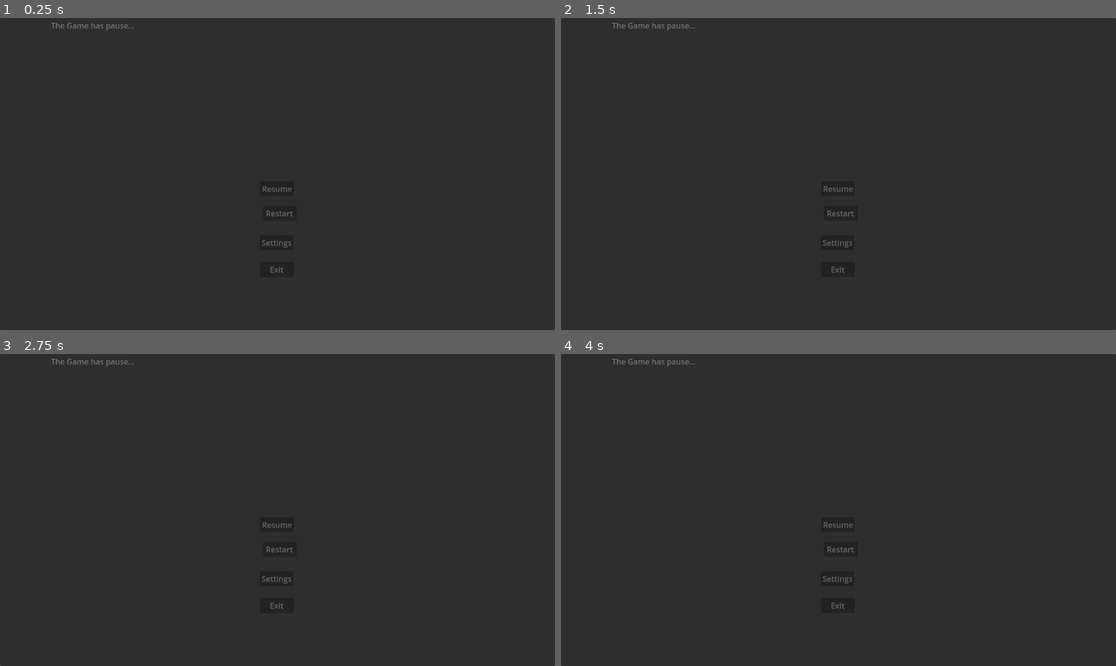
Above: before the commit, frames 1-4 (two rows, left to right).
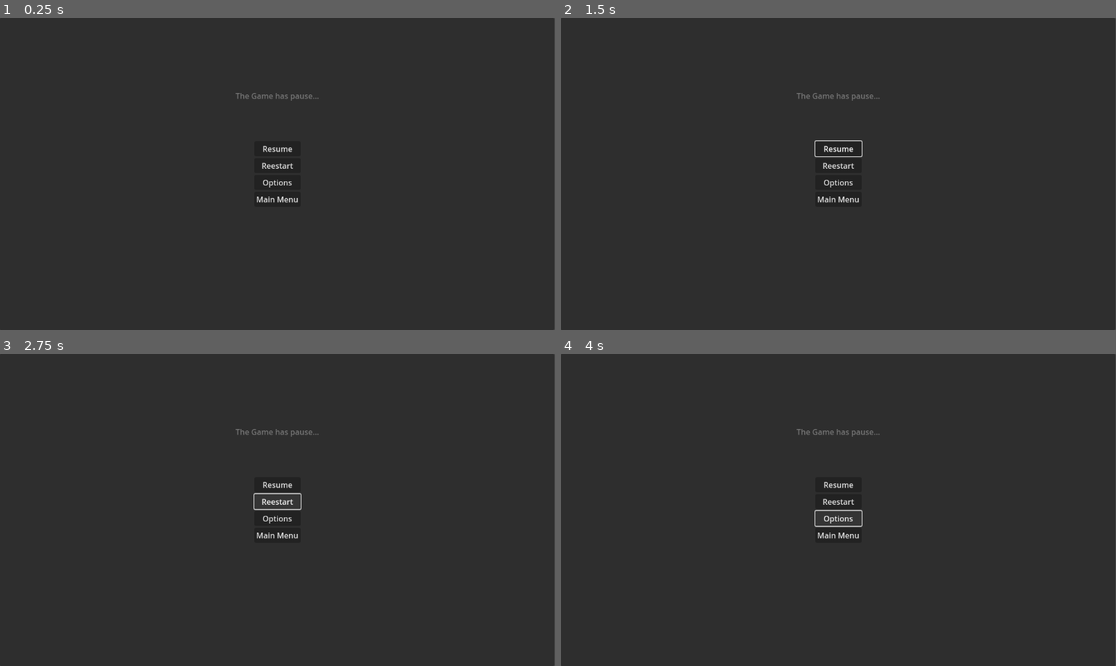
Above: after the commit, the same moments.

Repository: Jae7777/Wind-Tempo
Game: Godot game, scene res://control.tscn
Two runs of this game, one before a commit and one after it. Both use one fixed random seed, a clock stepped at 60 frames per second and the inputs below. The project has no main scene, so this scene is started directly.
Inputs (mouse positions are in pixels of both pictures, inside the frame that each line leads up to):
- Up to frame 1 (0.25 s): no input
- Up to frame 2 (1.5 s): click "Resume" at 0.5 s; click (838, 242) at 1.25 s, where only the run before the commit has a clickable "Settings"
- Up to frame 3 (2.75 s): click (277, 500) at 2 s, where only the run after the commit has a clickable "Reestart"
- Up to frame 4 (4 s): click (838, 550) at 2.75 s, where only the run before the commit has a clickable "Restart"; click (838, 519) at 3.5 s, where only the run after the commit has a clickable "Options"

The runs differ from the first frame. In frame 1, 0.6% of the frame differs, in the area x 9-58%, y 1-82%; in frame 2, 0.6%; in frame 3, 0.7%; in frame 4, 0.7%.

Commit message:
Refactor the structure of the interface
Mainly alignment

Diff:
--- a/wind-tempo/control.tscn
+++ b/wind-tempo/control.tscn
@@ -8,50 +8,56 @@
 grow_horizontal = 2
 grow_vertical = 2
 
-[node name="Button" type="Button" parent="."]
-layout_mode = 0
-offset_left = 540.0
-offset_top = 339.0
-offset_right = 610.0
-offset_bottom = 370.0
-text = "Resume"
-
-[node name="Button2" type="Button" parent="."]
-layout_mode = 0
-offset_left = 539.0
-offset_top = 451.0
-offset_right = 609.0
-offset_bottom = 482.0
-text = "Settings"
-
-[node name="Button3" type="Button" parent="."]
-layout_mode = 0
-offset_left = 546.0
-offset_top = 390.0
-offset_right = 616.0
-offset_bottom = 421.0
-text = "Restart"
-
-[node name="Button4" type="Button" parent="."]
-layout_mode = 0
-offset_left = 540.0
-offset_top = 507.0
-offset_right = 610.0
-offset_bottom = 538.0
-text = "Exit"
-
-[node name="Label" type="Label" parent="."]
-layout_mode = 0
-offset_left = 106.0
-offset_top = 4.0
-offset_right = 146.0
-offset_bottom = 27.0
+[node name="Pause Label" type="Label" parent="."]
+layout_mode = 1
+anchors_preset = 5
+anchor_left = 0.5
+anchor_right = 0.5
+offset_left = -87.0
+offset_top = 150.0
+offset_right = 87.0
+offset_bottom = 173.00002
+grow_horizontal = 2
 text = "The Game has pause..."
+horizontal_alignment = 1
+vertical_alignment = 1
 
 [node name="Panel" type="Panel" parent="."]
 layout_mode = 1
 anchors_preset = 15
 anchor_right = 1.0
 anchor_bottom = 1.0
+offset_left = -0.9
+offset_right = -0.9000244
 grow_horizontal = 2
 grow_vertical = 2
+
+[node name="VBoxContainer" type="VBoxContainer" parent="."]
+layout_mode = 1
+anchors_preset = 8
+anchor_left = 0.5
+anchor_top = 0.5
+anchor_right = 0.5
+anchor_bottom = 0.5
+offset_left = -35.0
+offset_top = -68.0
+offset_right = 35.0
+offset_bottom = 68.0
+grow_horizontal = 2
+grow_vertical = 2
+
+[node name="Resume button" type="Button" parent="VBoxContainer"]
+layout_mode = 2
+text = "Resume"
+
+[node name="Restart button" type="Button" parent="VBoxContainer"]
+layout_mode = 2
+text = "Reestart"
+
+[node name="Options button" type="Button" parent="VBoxContainer"]
+layout_mode = 2
+text = "Options"
+
+[node name="Main Menu button" type="Button" parent="VBoxContainer"]
+layout_mode = 2
+text = "Main Menu"
